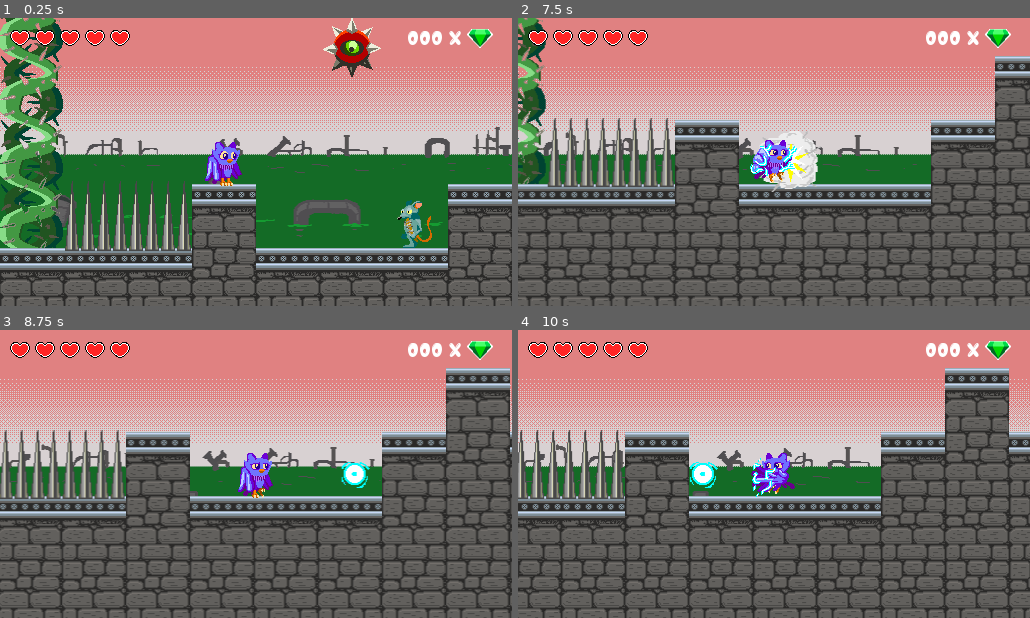
Above: before the commit, frames 1-4 (two rows, left to right).
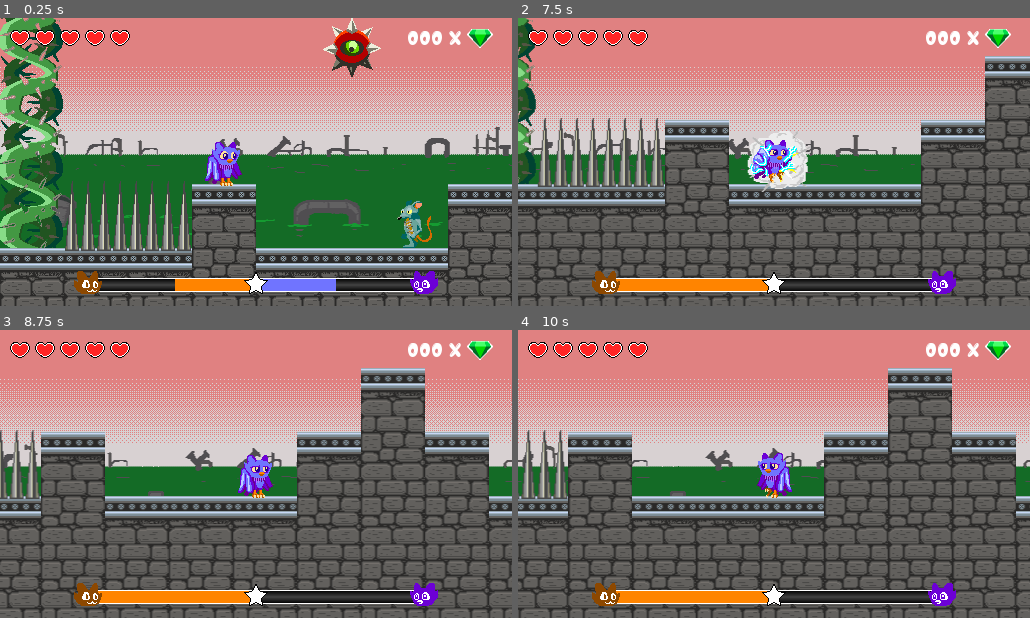
Above: after the commit, the same moments.

Repository: weltonbeck/Ggjam-2022
Game: Godot game, scene res://scennes/test.tscn
Two runs of this game, one before a commit and one after it. Both use one fixed random seed, a clock stepped at 60 frames per second and the inputs below.
Inputs (mouse positions are in pixels of both pictures, inside the frame that each line leads up to):
- Up to frame 1 (0.25 s): no input
- Up to frame 2 (7.5 s): move the mouse to (886, 147) at 0.52 s; hold Right (ui_right) 0.53-2.03 s; click (886, 147) at 0.6 s; move the mouse to (671, 176) at 1.27 s; click (671, 176) at 1.35 s; move the mouse to (825, 98) at 2.02 s; hold Left (ui_left) 2.03-2.78 s; click (825, 98) at 2.1 s; move the mouse to (748, 219) at 2.77 s; hold Right (ui_right) 2.78-4.28 s; click (748, 219) at 2.85 s; move the mouse to (927, 205) at 3.52 s; click (927, 205) at 3.6 s; move the mouse to (620, 118) at 4.27 s; hold Left (ui_left) 4.28-5.03 s; click (620, 118) at 4.35 s; move the mouse to (799, 162) at 5.02 s; hold Right (ui_right) 5.03-5.78 s; click (799, 162) at 5.1 s; move the mouse to (697, 90) at 5.77 s; hold Left (ui_left) 5.78-7.28 s; click (697, 90) at 5.85 s; move the mouse to (886, 147) at 6.52 s; click (886, 147) at 6.6 s; move the mouse to (671, 176) at 7.27 s; hold Right (ui_right) from 7.28 s (still down); click (671, 176) at 7.35 s
- Up to frame 3 (8.75 s): keep holding Right (ui_right); move the mouse to (307, 410) at 8.02 s; click (307, 410) at 8.1 s
- Up to frame 4 (10 s): move the mouse to (748, 531) at 8.77 s; click (748, 531) at 8.85 s; move the mouse to (927, 517) at 9.52 s; release Right (ui_right) at 9.53 s; hold Left (ui_left) from 9.53 s (still down); click (927, 517) at 9.6 s

The runs differ from the first frame. In frame 1, 3.5% of the frame differs, in the area x 14-86%, y 87-96%; in frame 2, 25%; in frame 3, 36%, in the area x 0-100%, y 13-100%; in frame 4, 34%.

Commit message:
hud

Diff:
--- a/scennes/game_control.tscn
+++ b/scennes/game_control.tscn
@@ -1,10 +1,14 @@
-[gd_scene load_steps=7 format=2]
+[gd_scene load_steps=11 format=2]
 
 [ext_resource path="res://scripts/game_control.gd" type="Script" id=1]
 [ext_resource path="res://sprites/hud/hud-heart-on.png" type="Texture" id=2]
 [ext_resource path="res://sprites/hud/hud-heart-off.png" type="Texture" id=3]
 [ext_resource path="res://sprites/hud/hud-scorer.png" type="Texture" id=4]
 [ext_resource path="res://fonts/Chocolate Bar Demo.otf" type="DynamicFontData" id=5]
+[ext_resource path="res://sprites/hud/hud-egobar-barBackground.png" type="Texture" id=6]
+[ext_resource path="res://sprites/hud/hud-egobar-star.png" type="Texture" id=7]
+[ext_resource path="res://sprites/hud/hud-egobar-owlIcon.png" type="Texture" id=8]
+[ext_resource path="res://sprites/hud/hud-egobar-catIcon.png" type="Texture" id=9]
 
 [sub_resource type="DynamicFont" id=1]
 size = 20
@@ -34,6 +38,47 @@
 position = Vector2( 480, 0 )
 texture = ExtResource( 4 )
 
+[node name="EgoBar" type="Node2D" parent="HudCanvas"]
+
+[node name="EmptyBar" type="Sprite" parent="HudCanvas/EgoBar"]
+position = Vector2( 256, 265 )
+texture = ExtResource( 6 )
+
+[node name="CatColorRect" type="ColorRect" parent="HudCanvas/EgoBar"]
+margin_left = 255.0
+margin_top = 273.0
+margin_right = 414.0
+margin_bottom = 285.0
+rect_rotation = 180.0
+rect_scale = Vector2( 0.5, 1 )
+color = Color( 1, 0.521569, 0, 1 )
+__meta__ = {
+"_edit_use_anchors_": false
+}
+
+[node name="OwlColorRect" type="ColorRect" parent="HudCanvas/EgoBar"]
+margin_left = 257.0
+margin_top = 261.0
+margin_right = 416.0
+margin_bottom = 273.0
+rect_scale = Vector2( 0.5, 1 )
+color = Color( 0.443137, 0.458824, 1, 1 )
+__meta__ = {
+"_edit_use_anchors_": false
+}
+
+[node name="FaceCat" type="Sprite" parent="HudCanvas/EgoBar"]
+position = Vector2( 256, 265 )
+texture = ExtResource( 9 )
+
+[node name="FaceOwl" type="Sprite" parent="HudCanvas/EgoBar"]
+position = Vector2( 256, 265 )
+texture = ExtResource( 8 )
+
+[node name="Star" type="Sprite" parent="HudCanvas/EgoBar"]
+position = Vector2( 256, 265 )
+texture = ExtResource( 7 )
+
 [node name="Hearts" type="Node2D" parent="HudCanvas"]
 position = Vector2( 20, 20 )
 
--- a/scripts/game_control.gd
+++ b/scripts/game_control.gd
@@ -10,9 +10,14 @@
 var max_life = 5
 var life = 5
 
+var max_ego = 100.0
+var cat_ego = 50
+var owl_ego = 50
+var ego_price = 5
+
 func _ready():
 	renderHearts()
-	pass
+	renderEgo()
 
 func takeDamage() :
 	if life > 0 :
@@ -28,6 +33,25 @@
 		else :
 			$HudCanvas/Hearts.get_child(i).set_texture(heart_on)
 
+func changeEgo(hero, price = 0):
+	if price <= 0 :
+		price = ego_price
+	if hero == "cat" && owl_ego < max_ego:
+		cat_ego -= price
+		owl_ego += price
+	elif  hero == "owl" && cat_ego < max_ego:
+		cat_ego += price
+		owl_ego -= price
+
+	if owl_ego > max_ego :
+		owl_ego = max_ego
+	if cat_ego > max_ego :
+		cat_ego = max_ego
+	renderEgo()
+
+func renderEgo() :
+	$HudCanvas/EgoBar/CatColorRect.rect_scale.x = cat_ego / max_ego
+	$HudCanvas/EgoBar/OwlColorRect.rect_scale.x = owl_ego / max_ego
 
 func changePlayer(old_player, type, position):
 	var player
--- a/scripts/player_cat.gd
+++ b/scripts/player_cat.gd
@@ -13,9 +13,12 @@
 	startPhysics()
 	getInput()
 	flip()
-	jumpPress()
-	defense()
-	atack()
+	if (GameControl.cat_ego > 0) :
+		jumpPress()
+		defense()
+		atack()
+	else :
+		movement.x = movement.x / 2
 	morph()
 	walk()
 	finishPhysics()
@@ -23,9 +26,13 @@
 	animation()
 
 	if status == DEFENSE :
+		GameControl.changeEgo("cat", (GameControl.ego_price / 4) * _delta)
 		intangible = true
 	elif old_status == DEFENSE && status != DEFENSE :
 		intangible = false
+
+	if old_status != JUMP && status == JUMP :
+		GameControl.changeEgo("cat", (GameControl.ego_price / 2))
 
 	old_status = status
 
@@ -36,6 +43,7 @@
 
 func atack():
 	if Input.is_action_just_pressed("ui_atack") && status != DEFENSE && status != MORPH && status != ATACK:
+		GameControl.changeEgo("cat")
 		status = ATACK
 		if $AnimatedSprite.flip_h == true :
 			$AtackArea/CollisionShape2D.position.x = -9
--- a/scripts/player_owl.gd
+++ b/scripts/player_owl.gd
@@ -13,16 +13,20 @@
 	startPhysics()
 	getInput()
 	flip()
-	fly()
+	if (GameControl.owl_ego > 0) :
+		fly()
+		atack()
+	morph()
 	if is_on_floor() :
 		movement.x = movement.x / 2
-	atack()
-	morph()
 	walk()
 	finishPhysics()
 
 	animation()
 	old_status = status
+
+	if status == FLY :
+		GameControl.changeEgo("owl", (GameControl.ego_price / 2) * _delta)
 
 	if input_x > 0 :
 		$AtackPosition.position.x = 15
@@ -36,6 +40,7 @@
 
 func atack():
 	if Input.is_action_just_pressed("ui_atack") && status != DEFENSE && status != MORPH && status != ATACK && status != HIT:
+		GameControl.changeEgo("owl")
 		status = ATACK
 		var bullet = pre_bullet.instance()
 		bullet.global_position = $AtackPosition.global_position
